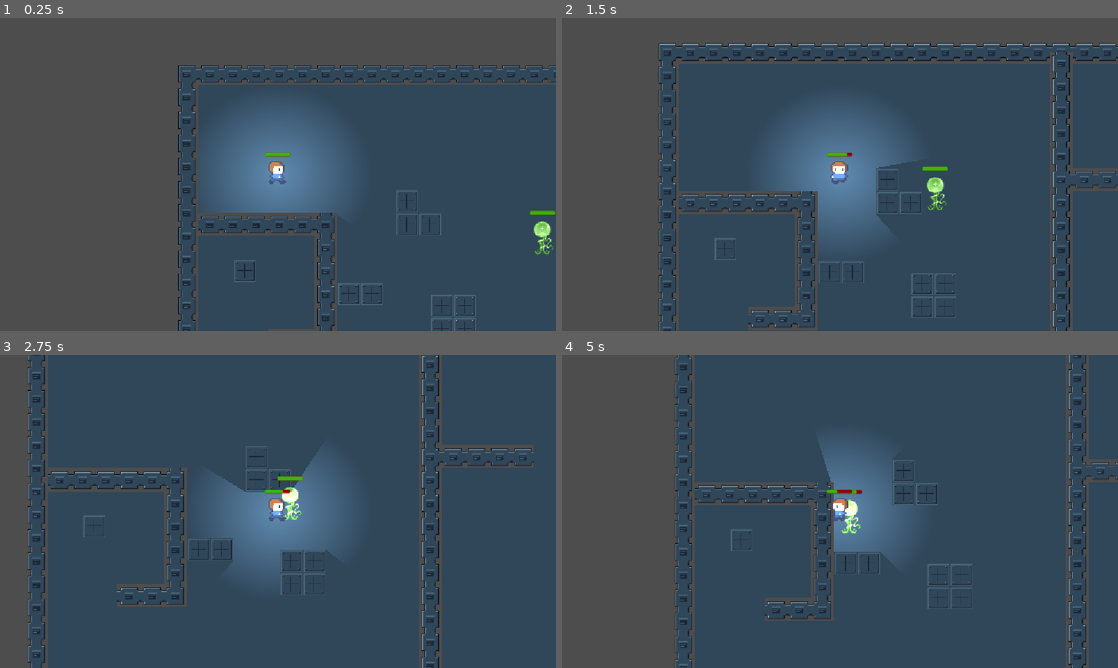
Above: before the commit, frames 1-4 (two rows, left to right).
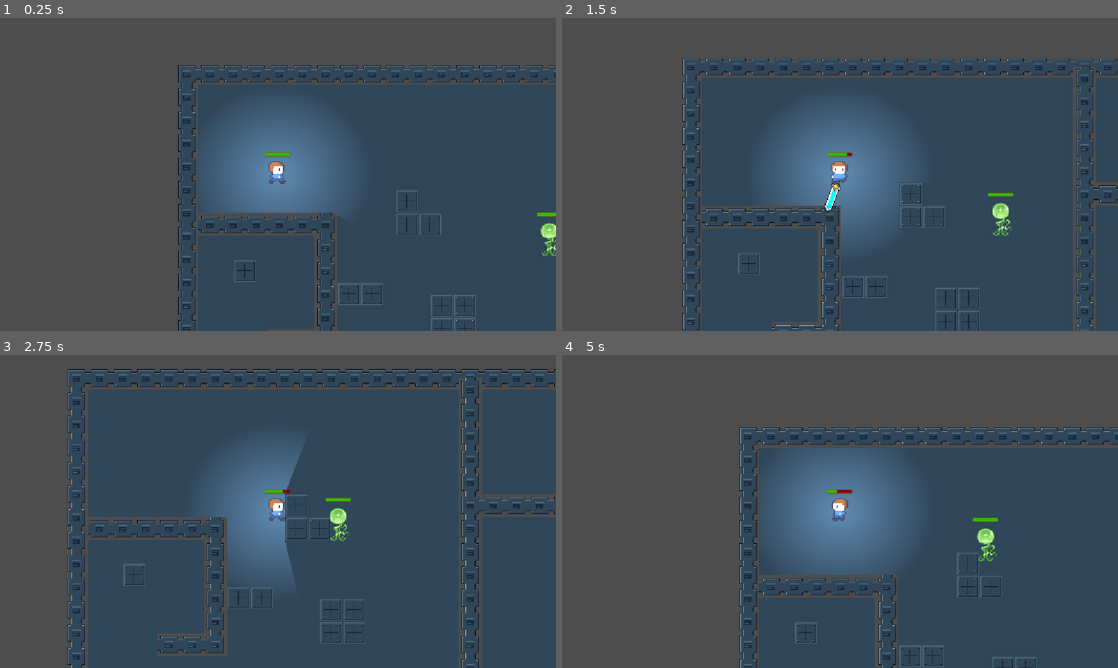
Above: after the commit, the same moments.

Repository: Simi-jpg/codesmelt-jam
Game: Godot game, scene res://scenes/level/dark.tscn
Same seed, same stepped clock (60 frames per second), same inputs: the game is played once before the commit and once after it. This scene is started directly instead of the project's main scene.
Inputs (mouse positions are in pixels of both pictures, inside the frame that each line leads up to):
- Up to frame 1 (0.25 s): no input
- Up to frame 2 (1.5 s): tap Enter (ui_accept) at 0.5, 0.77 s; move the mouse to (962, 158) at 0.52 s; hold Right (ui_right) 0.53-1.28 s; click (962, 158) at 0.6 s; move the mouse to (728, 190) at 1.27 s; hold Down (ui_down) from 1.28 s (still down); click (728, 190) at 1.35 s
- Up to frame 3 (2.75 s): tap Enter (ui_accept) at 1.52 s; move the mouse to (333, 442) at 2.02 s; release Down (ui_down) at 2.03 s; hold Right (ui_right) from 2.03 s (still down); click (333, 442) at 2.1 s
- Up to frame 4 (5 s): move the mouse to (812, 574) at 2.77 s; release Right (ui_right) at 2.78 s; hold Up (ui_up) 2.78-3.53 s; click (812, 574) at 2.85 s; tap Enter (ui_accept) at 3.02, 3.77, 4.52 s; move the mouse to (1006, 558) at 3.52 s; hold Left (ui_left) from 3.53 s (still down); click (1006, 558) at 3.6 s; move the mouse to (673, 464) at 4.27 s; click (673, 464) at 4.35 s

The runs differ from the first frame. In frame 1, 0.4% of the frame differs, in the area x 95-100%, y 61-76%; in frame 2, 19%; in frame 3, 26%; in frame 4, 37%, in the area x 20-100%, y 0-100%.

Commit message:
sword attack animation polished

Diff:
--- a/project-red-gem/project.godot
+++ b/project-red-gem/project.godot
@@ -61,6 +61,7 @@
 attack={
 "deadzone": 0.2,
 "events": [null, Object(InputEventMouseButton,"resource_local_to_scene":false,"resource_name":"","device":-1,"window_id …(259 unchanged characters)…
+, Object(InputEventKey,"resource_local_to_scene":false,"resource_name":"","device":-1,"window_id":0,"alt_pressed":false,"shift_pressed":false,"ctrl_pressed":false,"meta_pressed":false,"pressed":false,"keycode":0,"physical_keycode":32,"key_label":0,"unicode":32,"location":0,"echo":false,"script":null)
 ]
 }
 
--- a/project-red-gem/scenes/character/glowy-alien.tscn
+++ b/project-red-gem/scenes/character/glowy-alien.tscn
@@ -106,6 +106,7 @@
 
 [node name="GlowyAlien" type="CharacterBody2D" unique_id=506719437 groups=["enemies"]]
 script = ExtResource("1_543gv")
+speed = 60.0
 
 [node name="Glowy" type="AnimatedSprite2D" parent="." unique_id=1330441569]
 sprite_frames = SubResource("SpriteFrames_0cnue")
--- /dev/null
+++ b/project-red-gem/scenes/character/pivot.gd
@@ -0,0 +1,11 @@
+extends Node2D
+
+
+# Called when the node enters the scene tree for the first time.
+func _ready() -> void:
+	pass # Replace with function body.
+
+
+# Called every frame. 'delta' is the elapsed time since the previous frame.
+func _process(delta: float) -> void:
+	pass
--- a/project-red-gem/scenes/character/player.tscn
+++ b/project-red-gem/scenes/character/player.tscn
@@ -3,6 +3,9 @@
 [ext_resource type="Script" uid="uid://1svp5tdrg8ci" path="res://scripts/player.gd" id="1_tum32"]
 [ext_resource type="Texture2D" uid="uid://bsfr3m68usbip" path="res://sprites/tiny-pilot.png" id="1_vt0b6"]
 [ext_resource type="Script" uid="uid://blq850lrjhjdq" path="res://scripts/health_component.gd" id="3_0vjlc"]
+[ext_resource type="Texture2D" uid="uid://bu2qo6ruj6p4b" path="res://sprites/weapons/05_energy_sword.png" id="3_1y732"]
+
+[sub_resource type="GDScript" id="GDScript_bnvp8"]
 
 [sub_resource type="AtlasTexture" id="AtlasTexture_xub24"]
 atlas = ExtResource("1_vt0b6")
@@ -132,11 +135,20 @@
 corner_radius_bottom_left = 2
 
 [sub_resource type="CircleShape2D" id="CircleShape2D_0cnue"]
-radius = 32.01562
+radius = 49.010204
 
 [node name="Player" type="CharacterBody2D" unique_id=424066194]
 z_index = 5
 script = ExtResource("1_tum32")
+
+[node name="Pivot" type="Node2D" parent="." unique_id=934615098]
+script = SubResource("GDScript_bnvp8")
+
+[node name="Swing" type="Node2D" parent="Pivot" unique_id=886109586]
+
+[node name="Sword" type="Sprite2D" parent="Pivot/Swing" unique_id=1407610935]
+position = Vector2(28, 0)
+texture = ExtResource("3_1y732")
 
 [node name="AnimatedSprite2D" type="AnimatedSprite2D" parent="." unique_id=2063649387]
 position = Vector2(-1, -3)
--- a/project-red-gem/scripts/player.gd
+++ b/project-red-gem/scripts/player.gd
@@ -7,13 +7,17 @@
 @onready var health = $HealthComponent
 @onready var health_bar: ProgressBar = $HealthBar
 @export var attack_damage: int = 10
+@onready var pivot: Node2D = $Pivot
+@onready var swing: Node2D = $Pivot/Swing
+@onready var sword: Sprite2D = $Pivot/Swing/Sword
 
-
+var attacking = false
 var last_direction: String = "down"
 
 var enemies_in_range: Array[Node2D] = []
 
 func _ready():
+	sword.visible = false
 	health.died.connect(_on_died)
 	health.health_changed.connect(_on_health_changed)
 	health_bar.max_value = health.max_health
@@ -23,6 +27,9 @@
 	health_bar.max_value = max_health
 	health_bar.value = current_health
 
+func _input(event):
+	if not attacking and Input.is_action_just_pressed("attack"):
+		attack()
 
 func _physics_process(delta: float) -> void:
 	var direction = Input.get_vector(
@@ -31,33 +38,34 @@
 		"ui_up",
         "ui_down"
 	)
-
-	if Input.is_action_just_pressed("attack"):
-		attack()
+	if direction != Vector2.ZERO:
+		pivot.rotation = direction.angle()
 
 	if Input.is_action_just_pressed("ui_accept"):
 		health.take_damage(10)
 		health_bar.value = health.current_health
 
-	velocity = direction * speed
-	move_and_slide()
+	if not attacking:
+		velocity = direction * speed
 
-	if direction == Vector2.ZERO:
-		animated_sprite.stop()
-		return
-
-	if abs(direction.x) > abs(direction.y):
-		if direction.x > 0:
-			last_direction = "right"
+		if direction == Vector2.ZERO:
+			animated_sprite.stop()
+			return
+		if abs(direction.x) > abs(direction.y):
+			if direction.x > 0:
+				last_direction = "right"
+			else:
+				last_direction = "left"
 		else:
-			last_direction = "left"
+			if direction.y > 0:
+				last_direction = "down"
+			else:
+				last_direction = "up"
 	else:
-		if direction.y > 0:
-			last_direction = "down"
-		else:
-			last_direction = "up"
+		velocity = Vector2.ZERO
 
 	animated_sprite.play(last_direction)
+	move_and_slide()
 
 
 func _on_died():
@@ -74,6 +82,26 @@
 
 
 func attack() -> void:
+	if attacking:
+		return
+
+	attacking = true
+	sword.visible = true
+	var tween = create_tween()
+
+	swing.rotation_degrees = -60
+
+	tween.tween_property(
+		swing,
+		"rotation_degrees",
+		60,
+		0.2
+	)
+	tween.tween_callback(func():
+		sword.visible = false
+		attacking = false
+		swing.rotation_degrees = 0
+		)
 	if enemies_in_range.is_empty():
 		return
 
Not shown, added: project-red-gem/scenes/character/pivot.gd.uid
